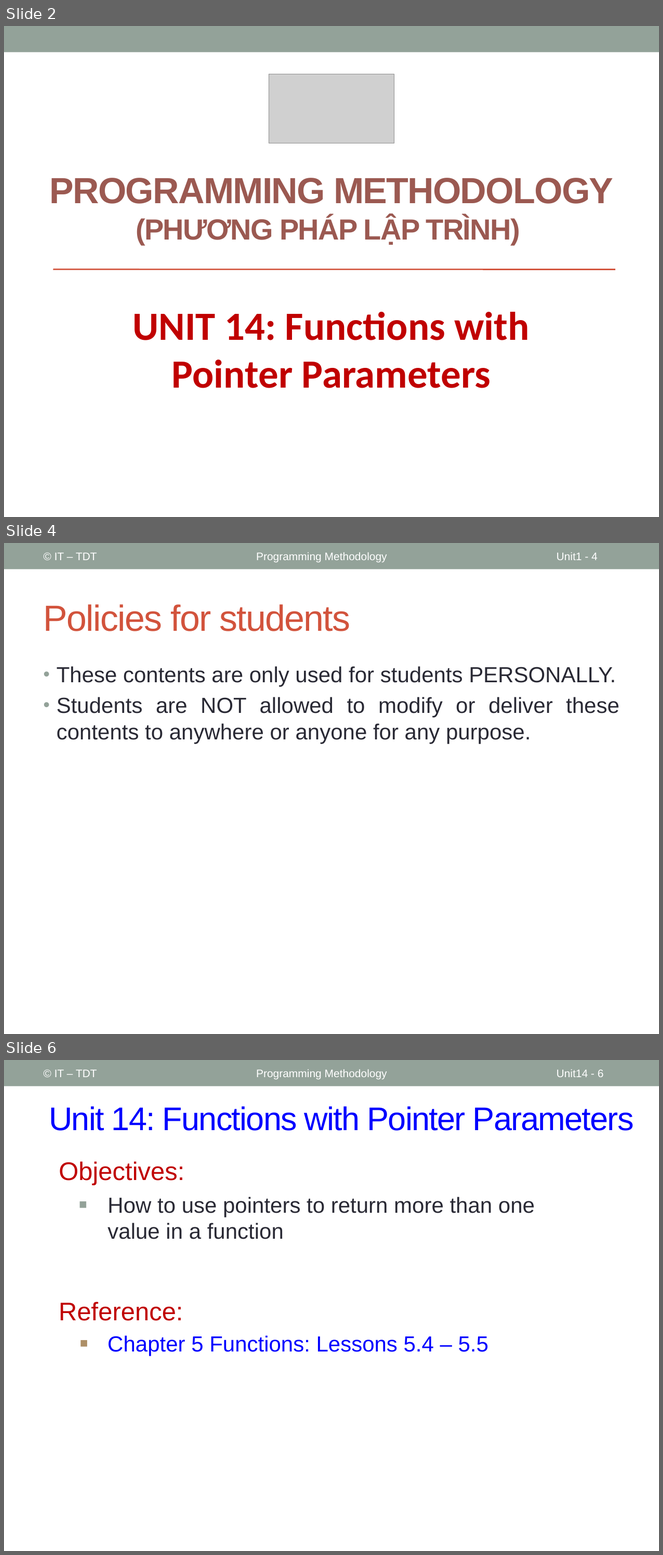
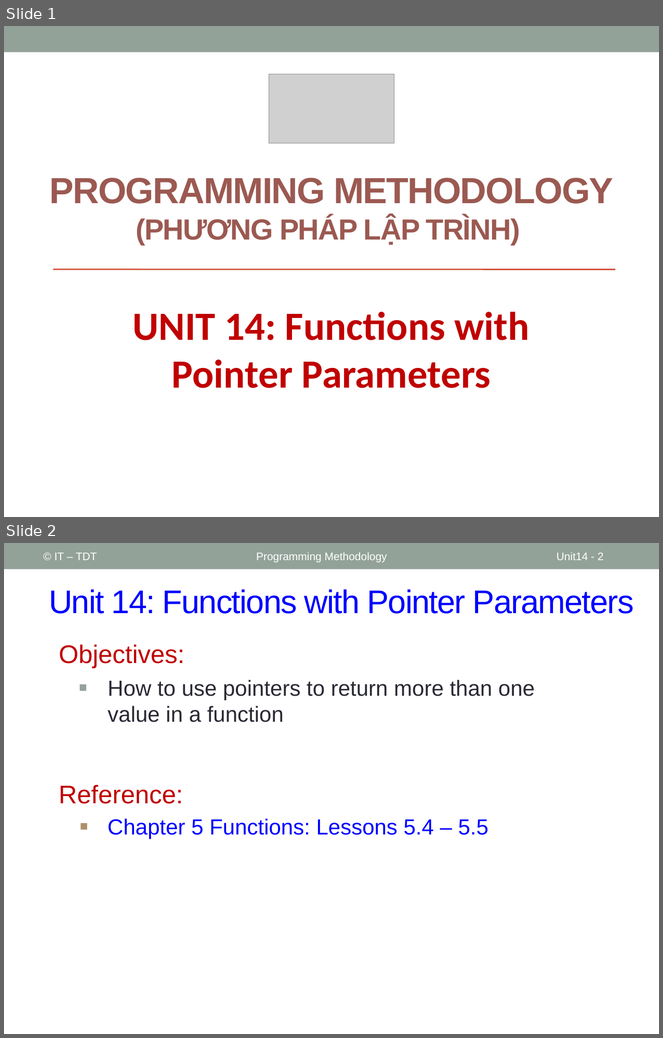
Before and after one commit to coder1097/Programming-Methodology, a slide deck: PPLT_Slides/Slides/Unit14_Functions_with_Pointer_Parameters.pptx. Shown one above the other, each under a label of ours: slides 2, 4 and 6 before the commit, slides 1 and 2 after it; the slides between them are not shown. The pictures are 663x1555 and 663x1038 pixels, drawn with LibreOffice and Linux fonts; fonts in the diff are those of the drawing; grey boxes stand for pictures. Boxes give left, top, right and bottom in pixels: in the first picture for what was removed or moved away, otherwise in the second. Text is boxed around its words. In the diff, an @@ line names an element or a change of style, - is before the commit and + after.

```diff
--- a/PPLT_Slides/Slides/Unit14_Functions_with_Pointer_Parameters.pptx
+++ b/PPLT_Slides/Slides/Unit14_Functions_with_Pointer_Parameters.pptx
@@ slide 4 removed at (4, 543, 659, 1034), background #FFFFFF; not listed: 1 template element that a slide beside it also shows @@
@@ text removed at (54, 552, 97, 560) @@
-© IT – TDT
@@ text removed at (256, 552, 387, 562) @@
-Programming Methodology
@@ page number removed at (557, 552, 598, 560) @@
-Unit1 - 4
@@ title removed at (44, 604, 350, 631) @@
-Policies for students
@@ text removed at (57, 666, 620, 744) @@
-• These contents are only used for students PERSONALLY.
-• Students are NOT allowed to modify or deliver these contents to anywhere or anyone for any purpose.
@@ what was slide 2 is now slide 1 @@
@@ what was slide 6 is now slide 2 @@
@@ page number at (557, 552, 604, 560): text changed @@
-Unit14 - 6
+Unit14 - 2
```
Also in this commit, not shown: 4 other slides removed, 35 other files.
